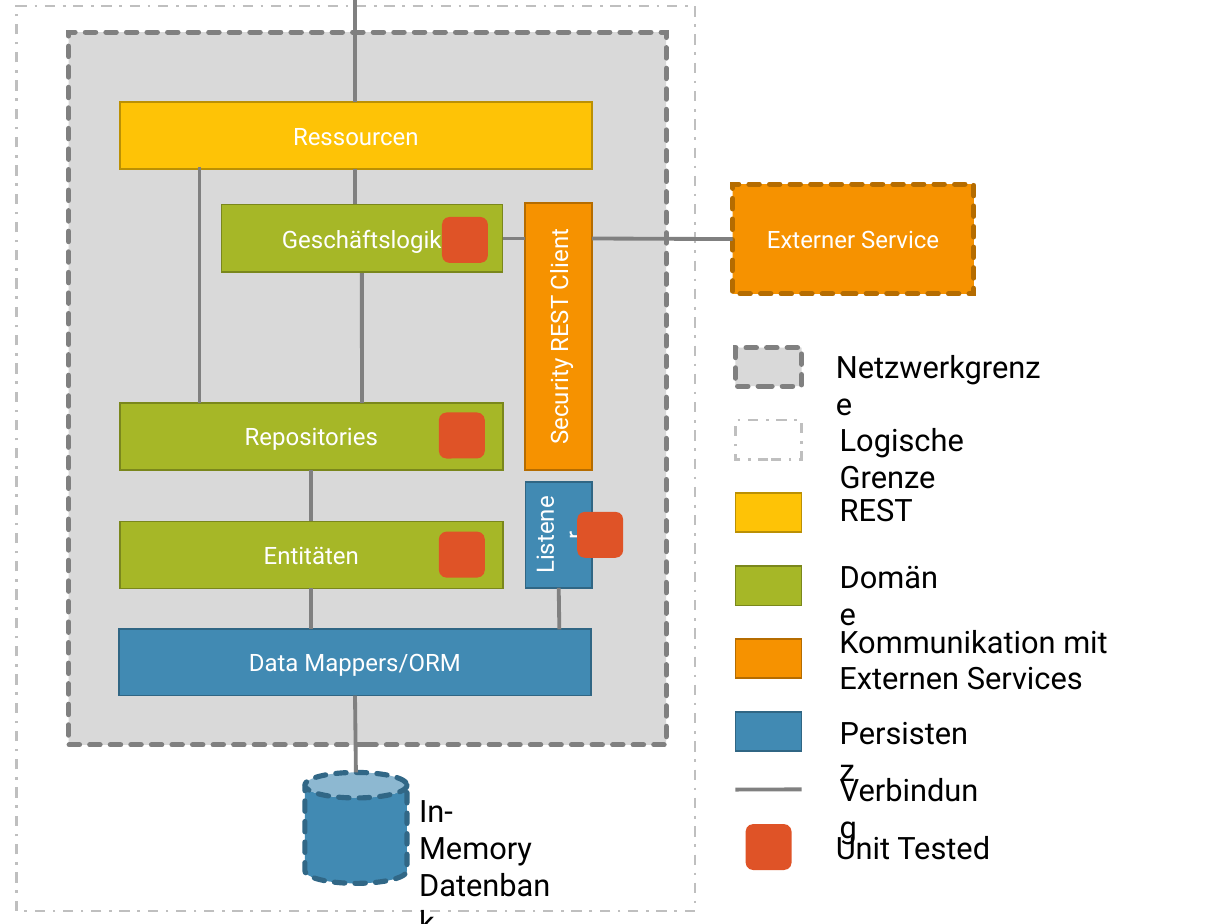
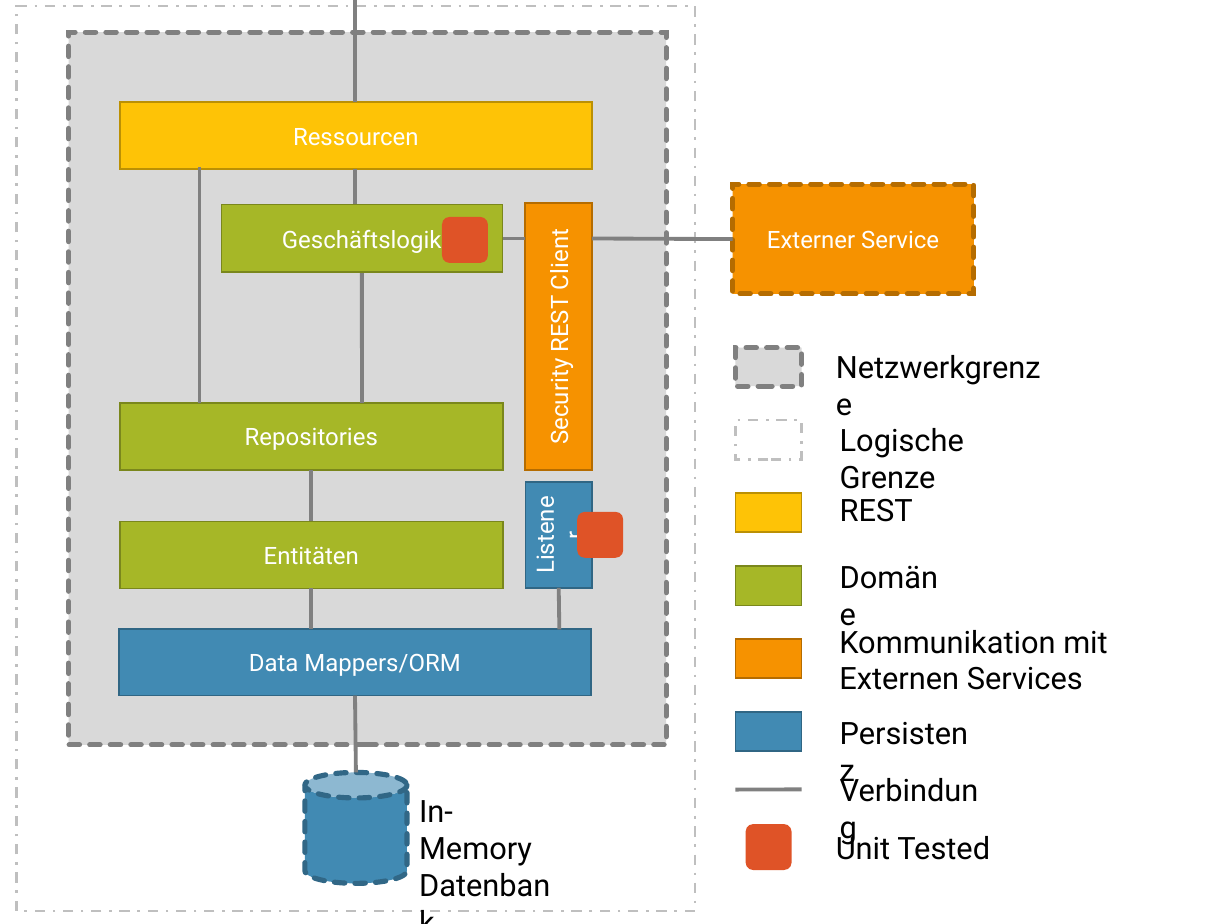
Before and after one commit to FabianWilms/hm-ba, a slide deck: slide 11 of images/ppt/graphics.pptx. Drawn at 1232x924 pixels with LibreOffice and Linux fonts; fonts in the diff are those of the drawing. Boxes give left, top, right and bottom in pixels: in the first picture for what was removed or moved away, otherwise in the second. Text is boxed around its words. In the diff, an @@ line names an element or a change of style, - is before the commit and + after.

```diff
--- a/images/ppt/graphics.pptx
+++ b/images/ppt/graphics.pptx
@@ rounded rectangle removed at bbox=[439, 413, 484, 458] @@
@@ rounded rectangle removed at bbox=[439, 531, 484, 577] @@
```
Also in this commit, not shown: 2 other slides changed, 7 other files.
